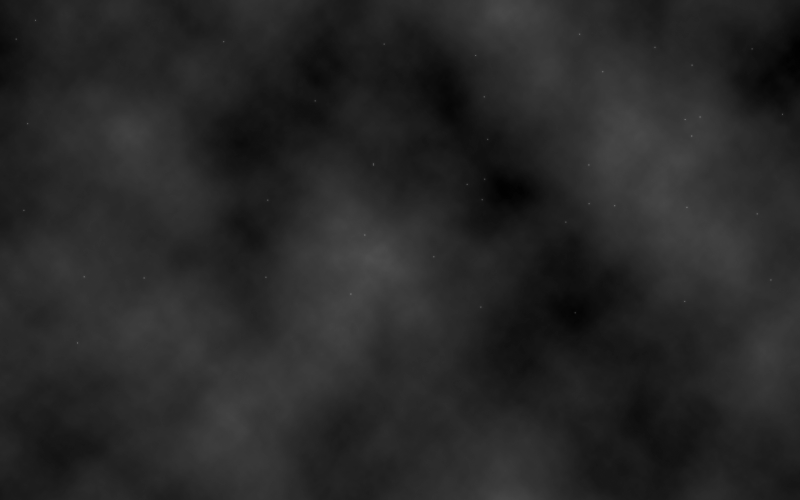
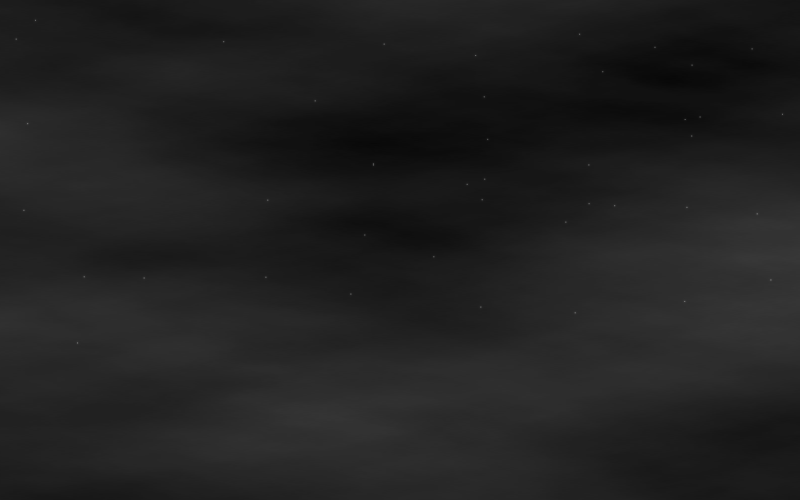
The second 800 x 500 image is a revision of the first. Changes to its layers:
added layer "Layer 6" (46%) above "moon glow" over [0, 0, 800, 500]
hid "clouds" over [0, 0, 800, 500]
